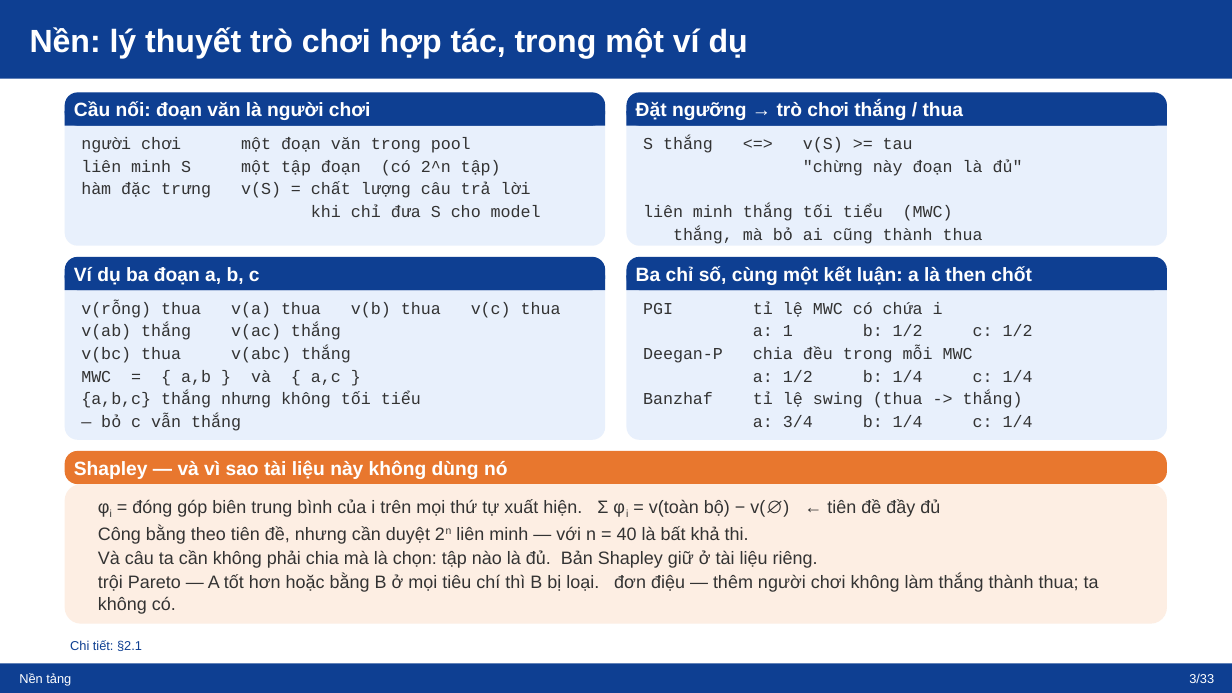
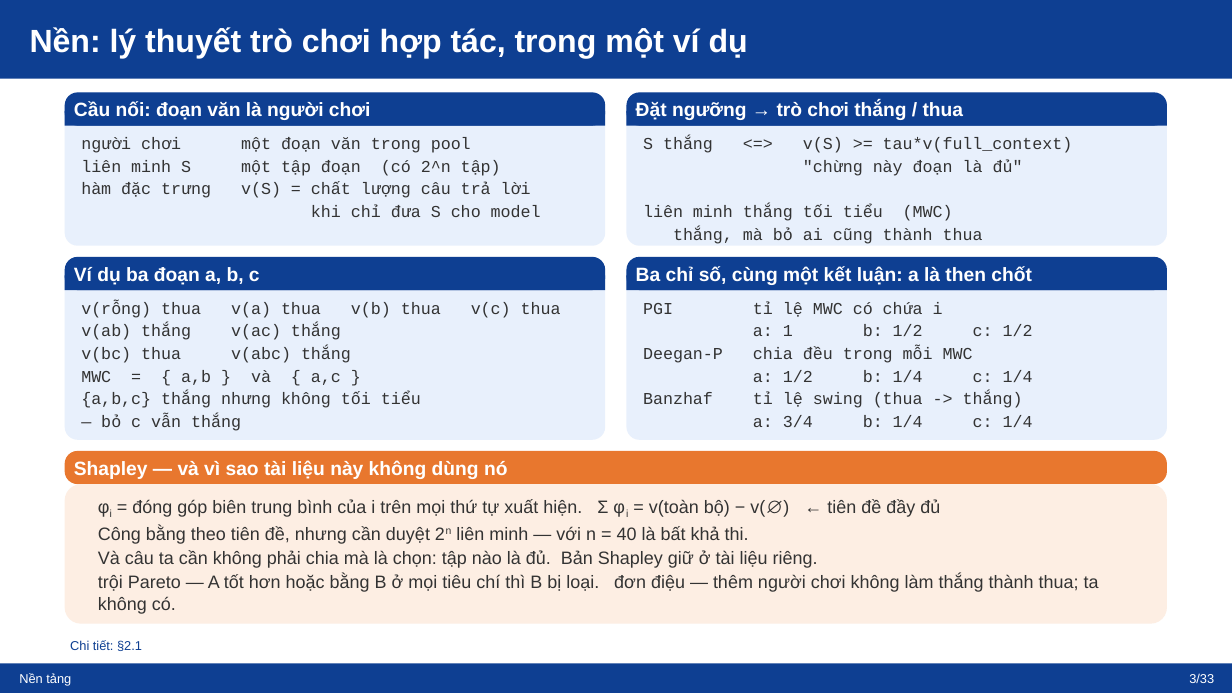
Before and after one commit to pqvu0307/minimal_set_rag-graph_learning, a slide deck: slide 3 of quy-gan-rag-hai-tang.pptx. Drawn at 1232x693 pixels with LibreOffice and Linux fonts; fonts in the diff are those of the drawing. Boxes give left, top, right and bottom in pixels: in the first picture for what was removed or moved away, otherwise in the second. Text is boxed around its words. In the diff, an @@ line names an element or a change of style, - is before the commit and + after.

```diff
--- a/quy-gan-rag-hai-tang.pptx
+++ b/quy-gan-rag-hai-tang.pptx
@@ text at (x1=643, y1=137, x2=1073, y2=153): text changed @@
-S thắng <=> v(S) >= tau
+S thắng <=> v(S) >= tau*v(full_context)
```
Also in this commit, not shown: 3 other slides changed, 11 other files.
